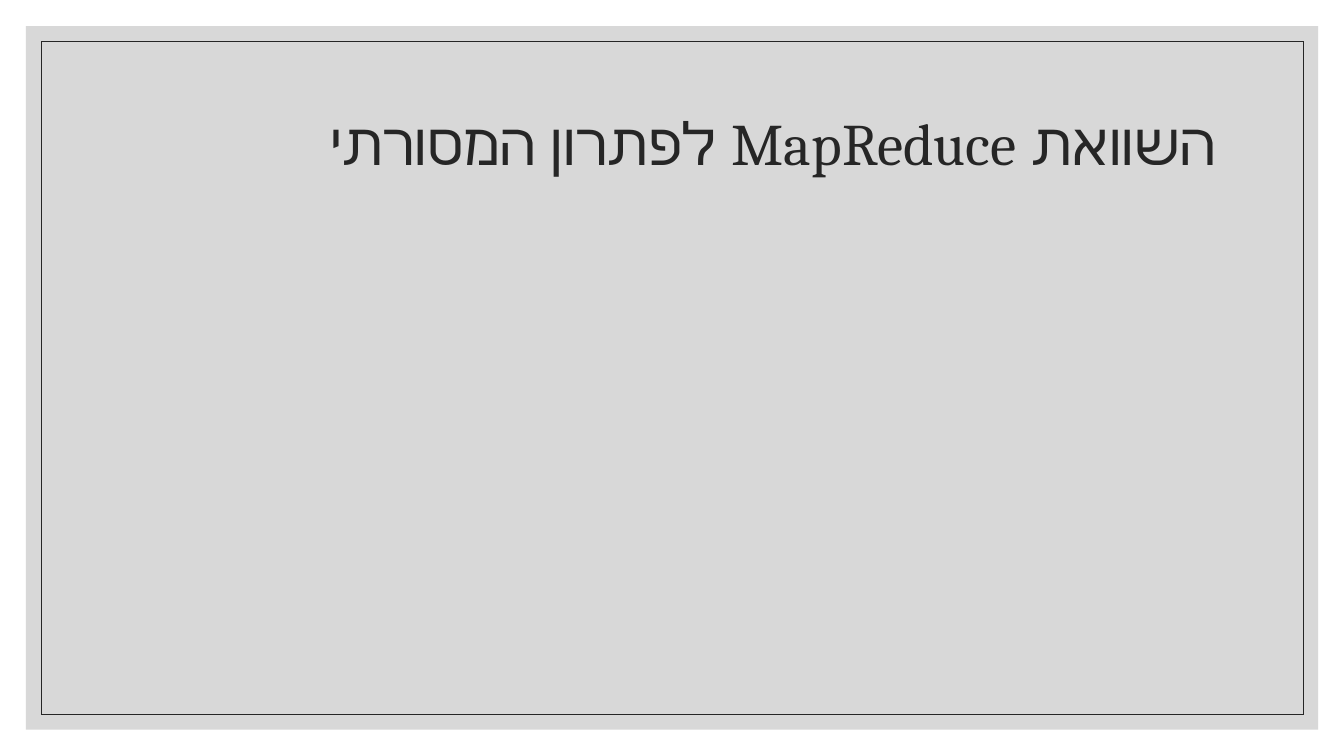
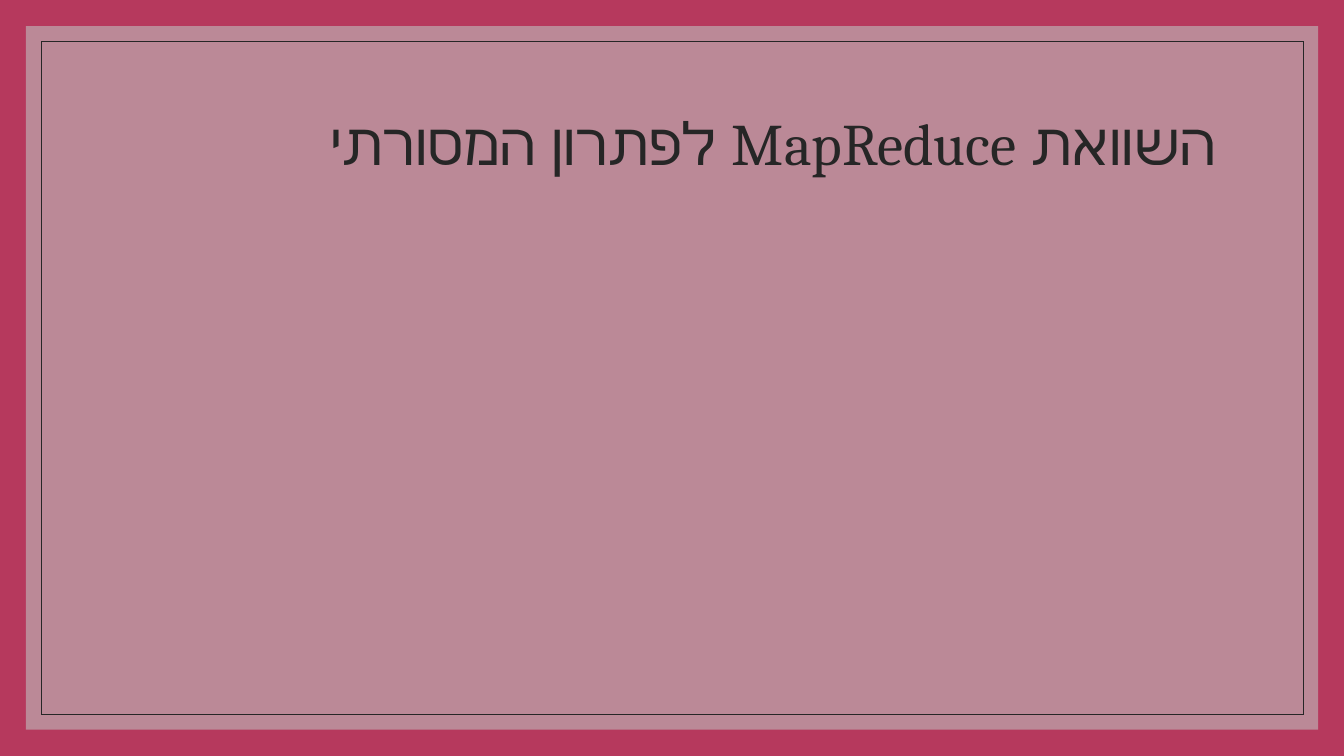
Before and after one commit to fensterheim/OpenUDataScienceProj, a slide deck: slide 11 of Lecture/Big Data with Cloud Computing.pptx. Drawn at 1344x756 pixels with LibreOffice and Linux fonts; fonts in the diff are those of the drawing. Boxes give left, top, right and bottom in pixels: in the first picture for what was removed or moved away, otherwise in the second. Text is boxed around its words. In the diff, an @@ line names an element or a change of style, - is before the commit and + after.

Commit message:
adding MapReduce Framework slide

```diff
--- a/Lecture/Big Data with Cloud Computing.pptx
+++ b/Lecture/Big Data with Cloud Computing.pptx
@@ rectangle added at bbox=[0, 0, 1344, 756], fill #B6395D @@
@@ rectangle at bbox=[41, 41, 1304, 715]: outline #262626 0.5 pt to #262626 0.51 pt @@
```
Also in this commit, not shown: 13 other slides changed, 1 slide added, 1 slide removed.
